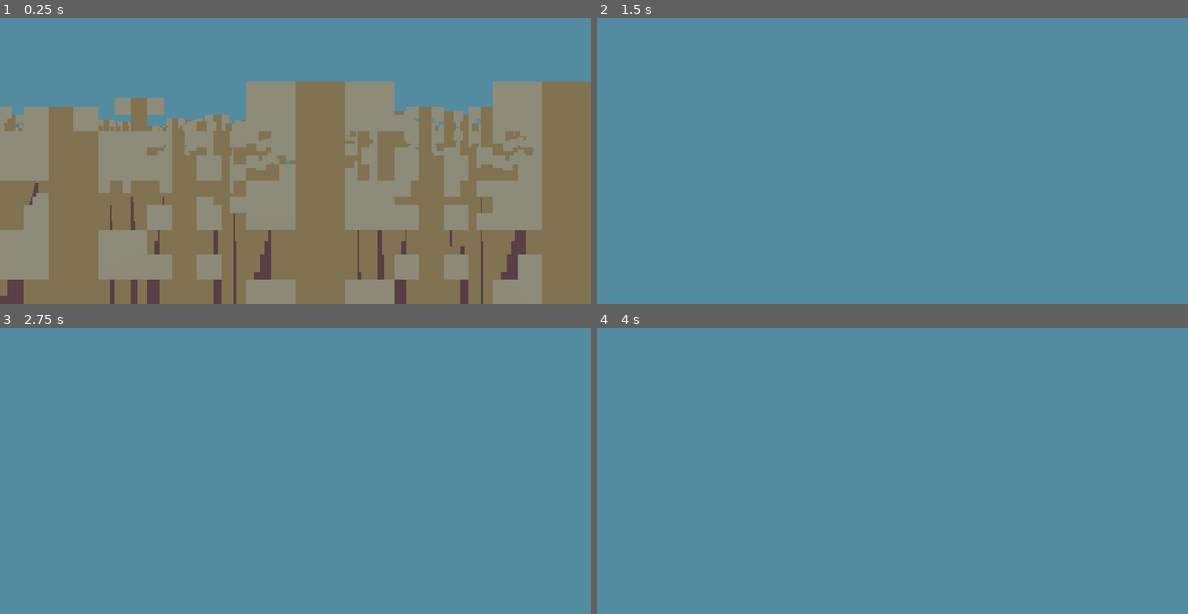
Above: before the commit, frames 1-4 (two rows, left to right).
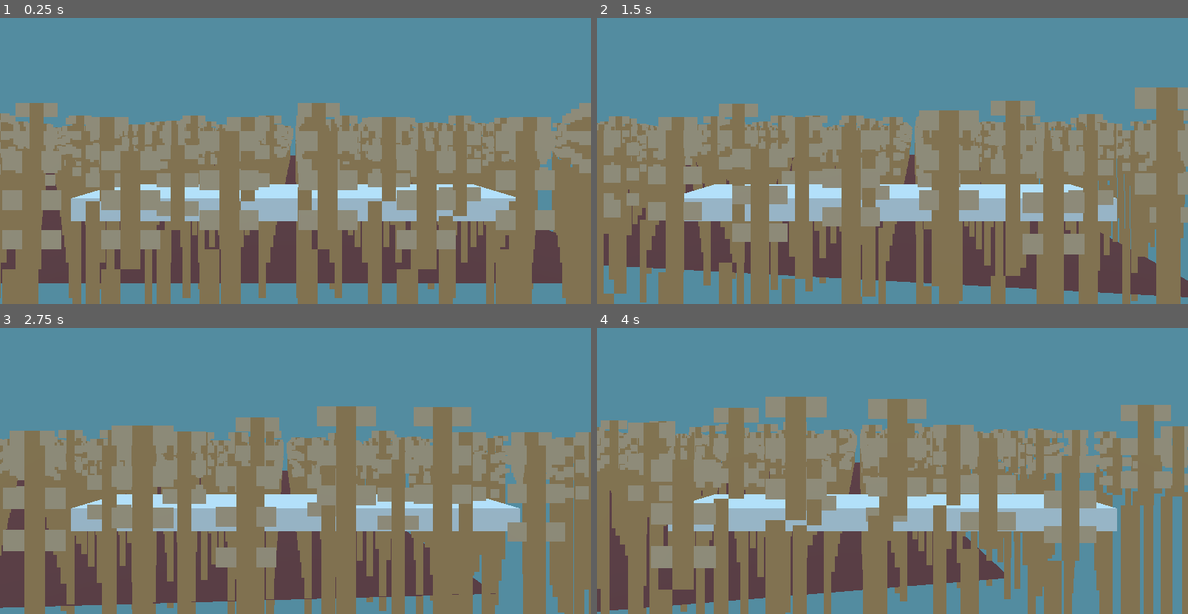
Above: after the commit, the same moments.

Repository: dedekm/ld52
Game: Godot game, scene res://src/Level.tscn
Two runs of this game, one before a commit and one after it. Both use one fixed random seed, a clock stepped at 60 frames per second and the inputs below.
Inputs (mouse positions are in pixels of both pictures, inside the frame that each line leads up to):
- Up to frame 1 (0.25 s): no input
- Up to frame 2 (1.5 s): move the mouse to (922, 129) at 0.52 s; hold Up (ui_up) from 0.53 s (still down); move the mouse to (862, 132) at 1.27 s
- Up to frame 3 (2.75 s): keep holding Up (ui_up); move the mouse to (307, 433) at 2.02 s
- Up to frame 4 (4 s): keep holding Up (ui_up); move the mouse to (886, 445) at 2.77 s; move the mouse to (933, 445) at 3.52 s

The runs differ from the first frame. In frame 1, 44% of the frame differs, in the area x 0-100%, y 22-100%; in frame 2, 62%, in the area x 0-100%, y 24-100%; in frame 3, 62%; in frame 4, 61%.

Commit message:
add scythe [wip]

Diff:
--- a/src/GrassStraw.tscn
+++ b/src/GrassStraw.tscn
@@ -1,34 +1,43 @@
-[gd_scene load_steps=6 format=2]
+[gd_scene load_steps=7 format=2]
 
 [ext_resource path="res://assets/grass.png" type="Texture" id=1]
 
-[sub_resource type="AtlasTexture" id=1]
+[sub_resource type="BoxShape" id=3]
+
+[sub_resource type="AtlasTexture" id=4]
 flags = 3
 atlas = ExtResource( 1 )
 region = Rect2( 0, 0, 4, 24 )
 
-[sub_resource type="AtlasTexture" id=2]
+[sub_resource type="AtlasTexture" id=5]
 flags = 3
 atlas = ExtResource( 1 )
 region = Rect2( 4, 0, 4, 24 )
 
-[sub_resource type="AtlasTexture" id=3]
+[sub_resource type="AtlasTexture" id=6]
 flags = 3
 atlas = ExtResource( 1 )
 region = Rect2( 8, 0, 4, 24 )
 
-[sub_resource type="SpriteFrames" id=4]
+[sub_resource type="SpriteFrames" id=7]
 animations = [ {
-"frames": [ SubResource( 1 ), SubResource( 2 ), SubResource( 3 ) ],
+"frames": [ SubResource( 4 ), SubResource( 5 ), SubResource( 6 ) ],
 "loop": true,
 "name": "default",
-"speed": 4.0
+"speed": 3.0
 } ]
 
 [node name="Grass" type="Spatial"]
 
+[node name="StaticBody" type="StaticBody" parent="."]
+transform = Transform( 0.25, 0, 0, 0, 1, 0, 0, 0, 0.25, 0, 1, 0 )
+
+[node name="CollisionShape" type="CollisionShape" parent="StaticBody"]
+shape = SubResource( 3 )
+
 [node name="AnimatedSprite3D" type="AnimatedSprite3D" parent="."]
 transform = Transform( 10, 0, 0, 0, 10, 0, 0, 0, 10, 0, 1, 0 )
+billboard = 1
 shaded = true
-frames = SubResource( 4 )
+frames = SubResource( 7 )
 playing = true
--- a/src/Player.gd
+++ b/src/Player.gd
@@ -82,3 +82,6 @@
     var camera_rot = rotation_helper.rotation_degrees
     camera_rot.x = clamp(camera_rot.x, -70, 70)
     rotation_helper.rotation_degrees = camera_rot
+
+func _on_ScytheArea_body_entered(body: PhysicsBody):
+  body.get_parent().queue_free()
--- a/src/Player.tscn
+++ b/src/Player.tscn
@@ -1,6 +1,10 @@
-[gd_scene load_steps=3 format=2]
+[gd_scene load_steps=5 format=2]
 
 [ext_resource path="res://src/Player.gd" type="Script" id=1]
+
+[sub_resource type="CubeMesh" id=3]
+
+[sub_resource type="BoxShape" id=2]
 
 [sub_resource type="CapsuleShape" id=1]
 
@@ -11,7 +15,25 @@
 transform = Transform( 1, 0, 0, 0, 1, 0, 0, 0, 1, 0, 2, 0 )
 
 [node name="Camera" type="Camera" parent="Rotation_Helper"]
+far = 20.0
+
+[node name="Hands" type="Spatial" parent="Rotation_Helper"]
+transform = Transform( 1, 0, 0, 0, 1, 0, 0, 0, 1, 0, -2, 0 )
+
+[node name="ScytheArea" type="Area" parent="Rotation_Helper/Hands"]
+transform = Transform( 1, 0, 0, 0, 1, 0, 0, 0, 1, 0, 1.3, -2.5 )
+
+[node name="MeshInstance" type="MeshInstance" parent="Rotation_Helper/Hands/ScytheArea"]
+transform = Transform( 2, 0, 0, 0, 0.1, 0, 0, 0, 0.3, 0, 0, 0 )
+mesh = SubResource( 3 )
+skeleton = NodePath("../..")
+
+[node name="CollisionShape" type="CollisionShape" parent="Rotation_Helper/Hands/ScytheArea"]
+transform = Transform( 2, 0, 0, 0, 0.1, 0, 0, 0, 0.25, 0, 0, 0 )
+shape = SubResource( 2 )
 
 [node name="CollisionShape" type="CollisionShape" parent="."]
 transform = Transform( 1, 0, 0, 0, -4.37114e-08, -1, 0, 1, -4.37114e-08, 0, 1.5, 0 )
 shape = SubResource( 1 )
+
+[connection signal="body_entered" from="Rotation_Helper/Hands/ScytheArea" to="." method="_on_ScytheArea_body_entered"]
